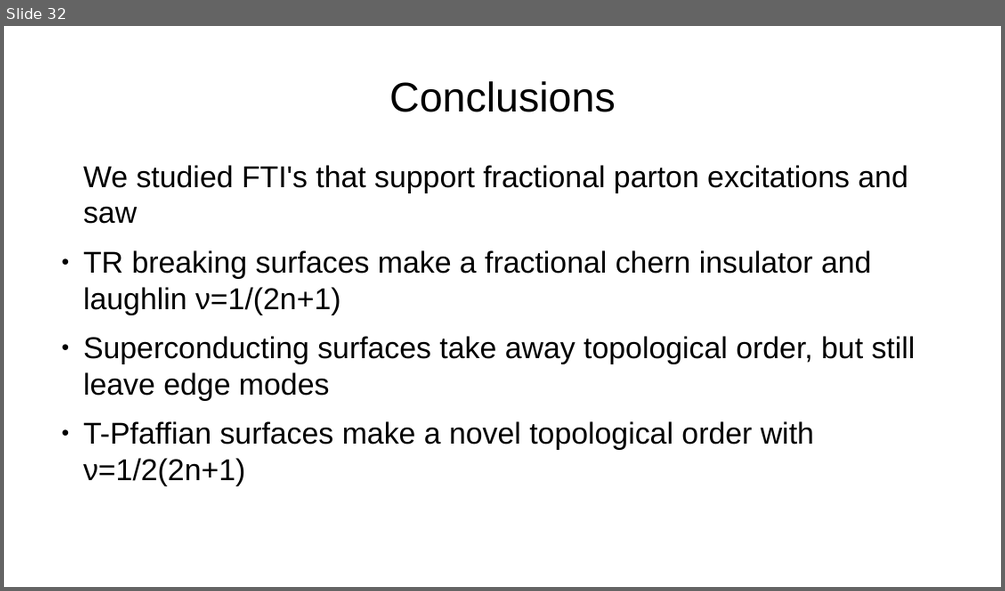
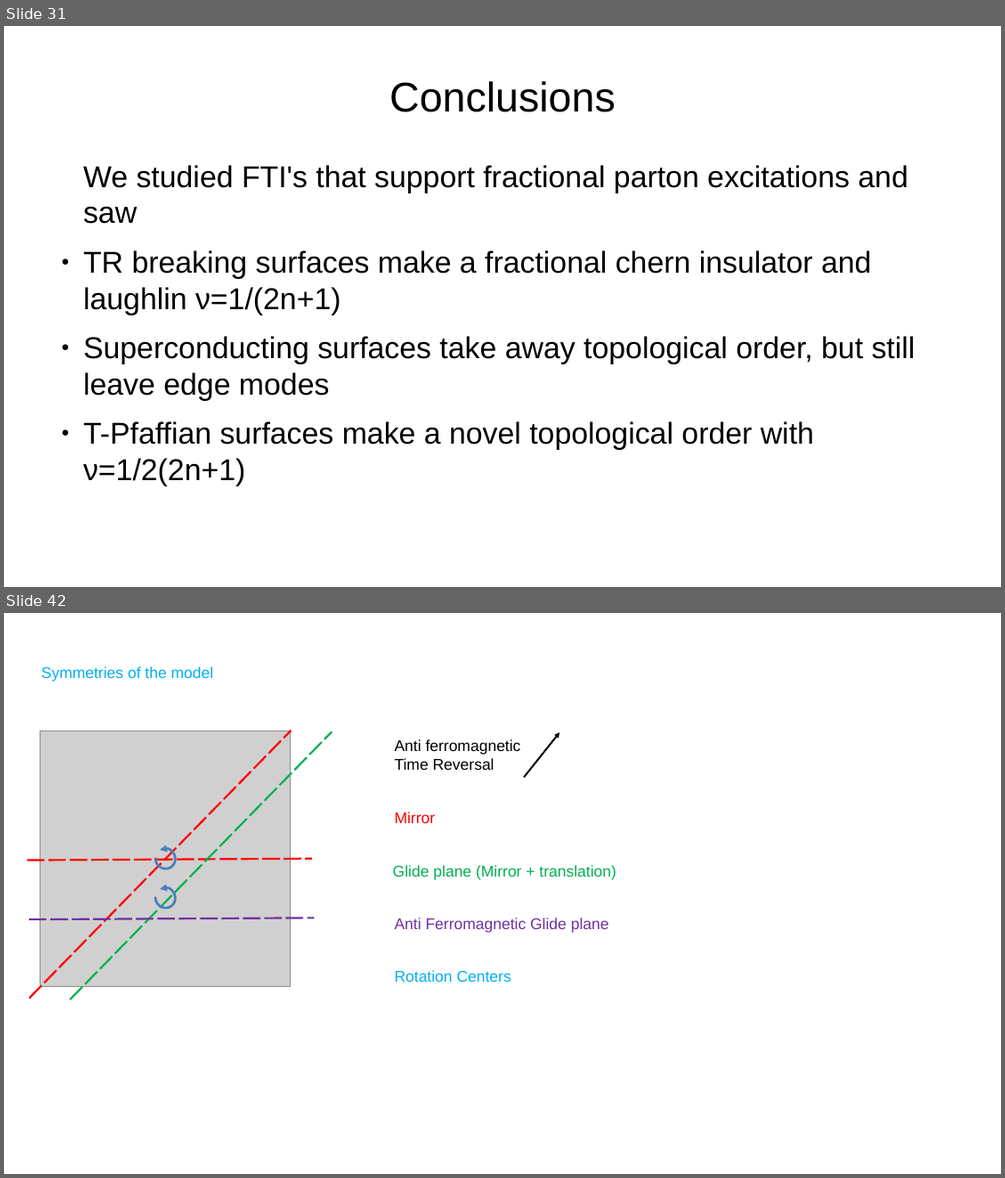
Before and after one commit to asirota12/Thesis, a slide deck: ThesisDefense.odp. Shown one above the other, each under a label of ours: slide 32 before the commit, slides 31 and 42 after it; the slides between them are not shown. The pictures are 1005x591 and 1005x1178 pixels, drawn with LibreOffice and Linux fonts; fonts in the diff are those of the drawing; grey boxes stand for pictures. Boxes give left, top, right and bottom in pixels: in the first picture for what was removed or moved away, otherwise in the second. Text is boxed around its words. In the diff, an @@ line names an element or a change of style, - is before the commit and + after.

```diff
--- a/ThesisDefense.odp
+++ b/ThesisDefense.odp
@@ slide 42 added at bbox=[4, 613, 1001, 1174], background #FFFFFF @@
@@ text added at bbox=[41, 666, 214, 682], 18 pt, text #00B0F0 @@
+Symmetries of the model
@@ line added from (30, 997) to (291, 730), #FF0000 2.24 pt @@
@@ picture added at bbox=[40, 730, 290, 986] @@
@@ line added from (71, 998) to (332, 732), #00B050 2.24 pt @@
@@ text added at bbox=[395, 739, 521, 770], 18 pt, text #000000 @@
+Anti ferromagnetic
+Time Reversal
@@ arrow added from (524, 776) to (559, 732), #000000 2.01 pt @@
@@ text added at bbox=[395, 811, 436, 823], 18 pt, text #FF0000 @@
+Mirror
@@ freeform shape added at bbox=[152, 844, 179, 872], outline #4A7EBB 2.75 pt @@
@@ line added from (28, 860) to (311, 859), #FF0000 2.24 pt @@
@@ text added at bbox=[393, 865, 616, 880], 18 pt, text #00B050 @@
+Glide plane (Mirror + translation)
@@ freeform shape added at bbox=[152, 884, 179, 911], outline #4A7EBB 2.75 pt @@
@@ line added from (30, 919) to (313, 917), #7030A0 2.24 pt @@
@@ text added at bbox=[395, 917, 609, 933], 18 pt, text #7030A0 @@
+Anti Ferromagnetic Glide plane
@@ text added at bbox=[395, 970, 511, 981], 18 pt, text #00B0F0 @@
+Rotation Centers
@@ what was slide 32 is now slide 31 @@
```
Also in this commit, not shown: 4 slides changed, 31 other slides added, 4 slides removed, 1 other file.
